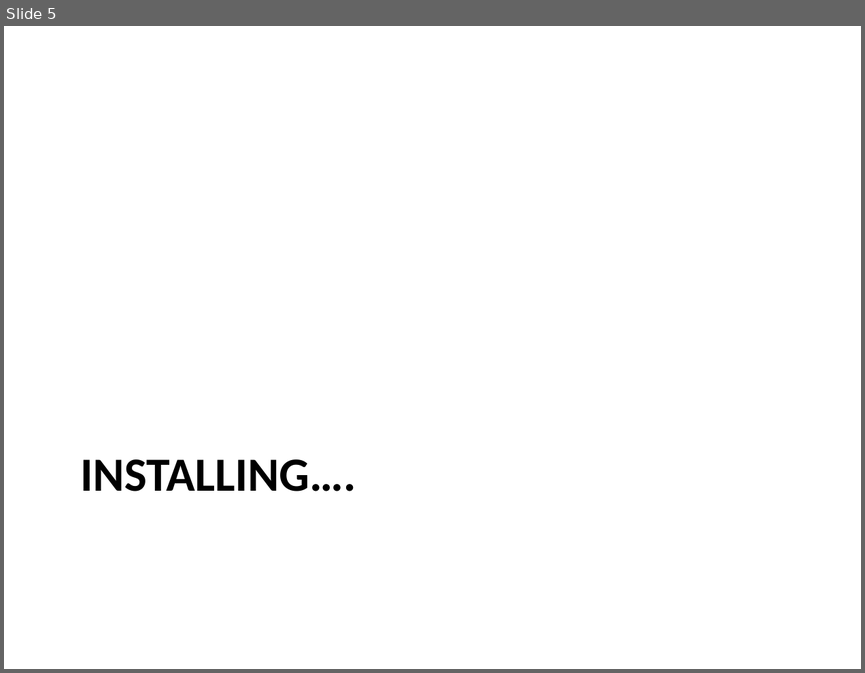
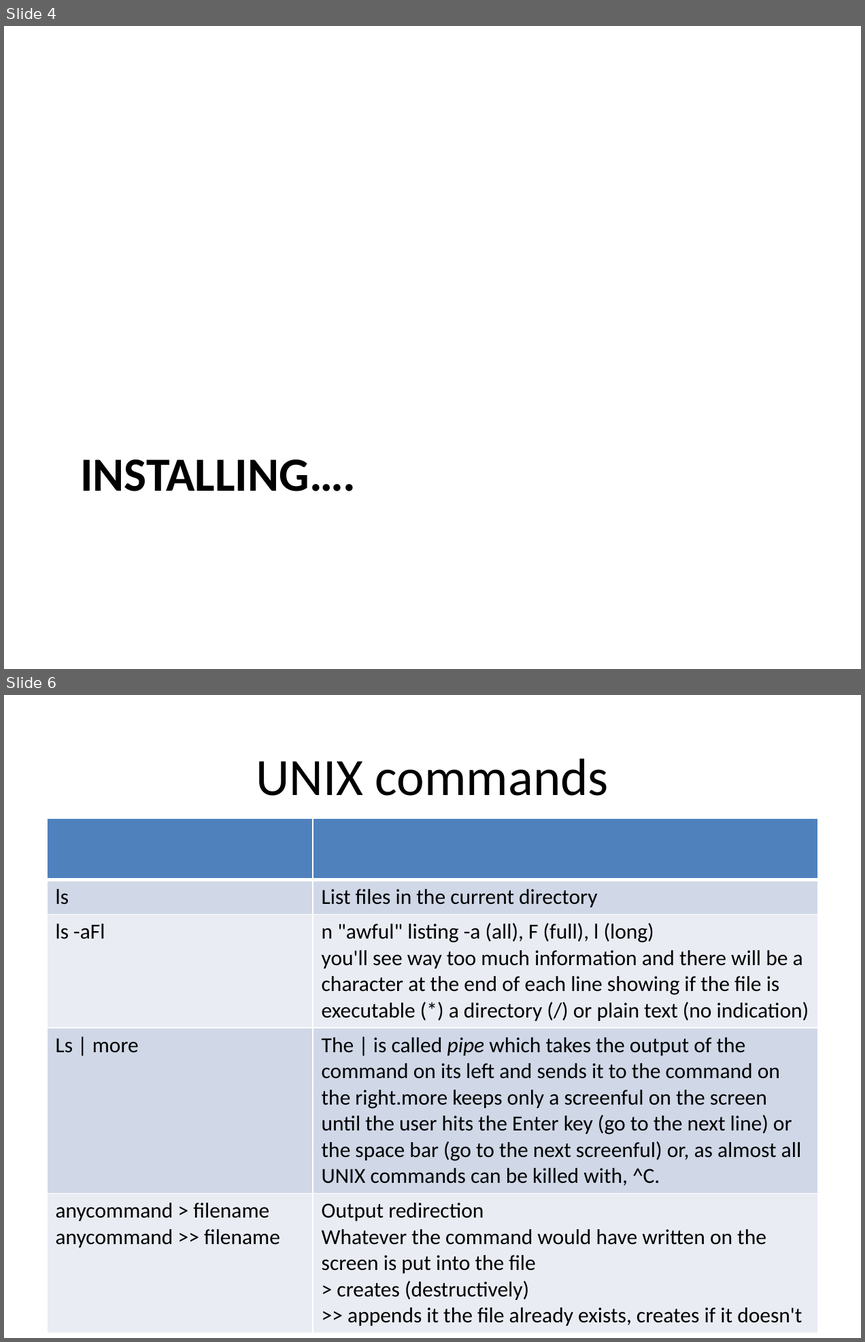
Before and after one commit to kinsidar/Spring2016, a slide deck: Slides/Lab1.pptx. Shown one above the other, each under a label of ours: slide 5 before the commit, slides 4 and 6 after it; the slides between them are not shown. The pictures are 865x673 and 865x1342 pixels, drawn with LibreOffice and Linux fonts; fonts in the diff are those of the drawing. Boxes give left, top, right and bottom in pixels: in the first picture for what was removed or moved away, otherwise in the second. Text is boxed around its words. In the diff, an @@ line names an element or a change of style, - is before the commit and + after.

```diff
--- a/Slides/Lab1.pptx
+++ b/Slides/Lab1.pptx
@@ slide 6 added at box(4, 695, 861, 1338), background #FFFFFF @@
@@ title added at box(256, 758, 609, 796), 44 pt, text #000000 @@
+UNIX commands
@@ table added at box(47, 818, 818, 1338), 5 rows, 2 columns @@
+ | 
+ls | List files in the current directory
+ls -aFl | n "awful" listing -a (all), F (full), l (long) you'll see way too much information and there will be a character at the end of each line showing if the file is executable (*) a directory (/) or plain text (no indication)
+Ls | more | The | is called pipe which takes the output of the command on its left and sends it to the command on the right.more keeps only a screenful on the screen until the user hits the Enter key (go to the next line) or the space bar (go to the next screenful) or, as almost all UNIX commands can be killed with, ^C.
+anycommand > filename anycommand >> filename | Output redirection Whatever the command would have written on the screen is put into the file > creates (destructively) >> appends it the file already exists, creates if it doesn't
@@ what was slide 5 is now slide 4 @@
```
Also in this commit, not shown: 2 slides changed, 13 other slides added, 2 slides removed.
